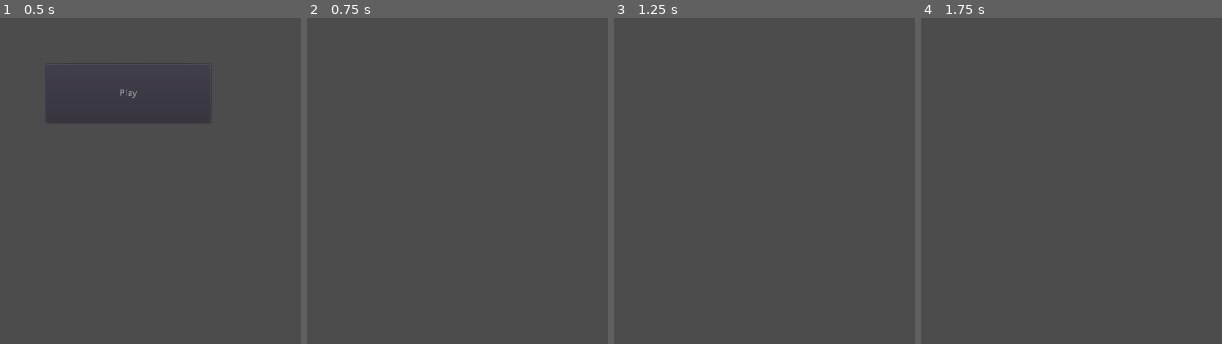
Above: before the commit, frames 1-4 (left to right).
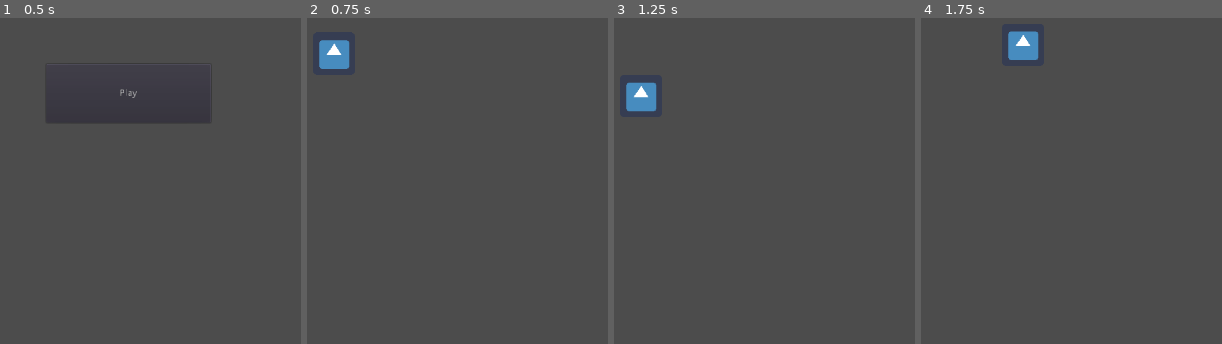
Above: after the commit, the same moments.

Repository: DucksAreMammals/I-Will-Recover
Game: Godot game, scene res://Scenes/Screens/Menu.tscn
The game is run twice, just before and just after one commit, with the same random seed, the same clock (stepped at 60 frames per second) and the same inputs. The engine's default icon, where the game draws it, is replaced by a stand-in: a white triangle on a blue panel in a dark square.
Inputs:
- Up to frame 1 (0.5 s): no input
- Up to frame 2 (0.75 s): click "Play" at 0.5 s
- Up to frame 3 (1.25 s): no input
- Up to frame 4 (1.75 s): tap Enter at 1.25 s; hold D (right, bound only after the commit) from 1.28 s (still down); tap W (up, bound only after the commit) at 1.35, 1.52 s

Frame 1 is identical in both runs. In frame 2, 0.9% of the frame differs, in the area x 3-15%, y 6-16%; in frame 3, 0.9%, in the area x 3-15%, y 19-29%; in frame 4, 0.9%.

Commit message:
Movement now works

Diff:
--- /dev/null
+++ b/Scenes/GameObjects/Player.tscn
@@ -0,0 +1,16 @@
+[gd_scene load_steps=4 format=2]
+
+[ext_resource path="res://icon.png" type="Texture" id=1]
+[ext_resource path="res://Scripts/Player.gd" type="Script" id=2]
+
+[sub_resource type="RectangleShape2D" id=1]
+extents = Vector2( 32, 32 )
+
+[node name="Player" type="KinematicBody2D"]
+script = ExtResource( 2 )
+
+[node name="CollisionShape2D" type="CollisionShape2D" parent="."]
+shape = SubResource( 1 )
+
+[node name="Sprite" type="Sprite" parent="."]
+texture = ExtResource( 1 )
--- a/Scenes/Screens/Game.tscn
+++ b/Scenes/Screens/Game.tscn
@@ -1,3 +1,17 @@
-[gd_scene format=2]
+[gd_scene load_steps=3 format=2]
+
+[ext_resource path="res://Scenes/GameObjects/Player.tscn" type="PackedScene" id=1]
+
+[sub_resource type="RectangleShape2D" id=1]
+extents = Vector2( 220, 74 )
 
 [node name="Game" type="Node2D"]
+
+[node name="Player" parent="." instance=ExtResource( 1 )]
+position = Vector2( 354, 212 )
+
+[node name="StaticBody2D" type="StaticBody2D" parent="."]
+
+[node name="CollisionShape2D" type="CollisionShape2D" parent="StaticBody2D"]
+position = Vector2( 472, 409 )
+shape = SubResource( 1 )
--- /dev/null
+++ b/Scripts/Player.gd
@@ -0,0 +1,44 @@
+extends KinematicBody2D
+
+export var friction = 0.5
+export var max_speed = 250
+export var acceleration_speed = 100
+export var jump_speed = 500
+export var gravity = 25
+
+var velocity = Vector2.ZERO
+var acceleration = Vector2.ZERO
+
+func _process(_delta):
+	_apply_friction()
+	_get_acceleration()
+	_jump()
+	_apply_gravity()
+	_update_velocity()
+	_apply_velocity()
+
+func _apply_friction():
+	velocity.x *= friction
+
+func _get_acceleration():
+	acceleration = Vector2.ZERO
+
+	if Input.is_action_pressed("left"):
+		acceleration.x += -acceleration_speed * acceleration_speed
+
+	if Input.is_action_pressed("right"):
+		acceleration.x += acceleration_speed * acceleration_speed
+
+func _jump():
+	if Input.is_action_just_pressed("up") and is_on_floor():
+		acceleration.y = -jump_speed
+
+func _apply_gravity():
+	acceleration.y += gravity
+
+func _update_velocity():
+	velocity += acceleration
+	velocity.x = clamp(velocity.x, -max_speed, max_speed)
+
+func _apply_velocity():
+	velocity = move_and_slide(velocity, Vector2.UP, true)
--- a/project.godot
+++ b/project.godot
@@ -21,6 +21,35 @@
 window/stretch/mode="2d"
 window/stretch/aspect="keep"
 
+[input]
+
+up={
+"deadzone": 0.5,
+"events": [ Object(InputEventKey,"resource_local_to_scene":false,"resource_name":"","device":0,"alt":false,"shift":false,"control":false,"meta":false,"command":false,"pressed":false,"scancode":87,"physical_scancode":0,"unicode":0,"echo":false,"script":null)
+, Object(InputEventKey,"resource_local_to_scene":false,"resource_name":"","device":0,"alt":false,"shift":false,"control":false,"meta":false,"command":false,"pressed":false,"scancode":16777232,"physical_scancode":0,"unicode":0,"echo":false,"script":null)
+, Object(InputEventKey,"resource_local_to_scene":false,"resource_name":"","device":0,"alt":false,"shift":false,"control":false,"meta":false,"command":false,"pressed":false,"scancode":32,"physical_scancode":0,"unicode":0,"echo":false,"script":null)
+, Object(InputEventKey,"resource_local_to_scene":false,"resource_name":"","device":0,"alt":false,"shift":false,"control":false,"meta":false,"command":false,"pressed":false,"scancode":67,"physical_scancode":0,"unicode":0,"echo":false,"script":null)
+ ]
+}
+down={
+"deadzone": 0.5,
+"events": [ Object(InputEventKey,"resource_local_to_scene":false,"resource_name":"","device":0,"alt":false,"shift":false,"control":false,"meta":false,"command":false,"pressed":false,"scancode":83,"physical_scancode":0,"unicode":0,"echo":false,"script":null)
+, Object(InputEventKey,"resource_local_to_scene":false,"resource_name":"","device":0,"alt":false,"shift":false,"control":false,"meta":false,"command":false,"pressed":false,"scancode":16777234,"physical_scancode":0,"unicode":0,"echo":false,"script":null)
+ ]
+}
+left={
+"deadzone": 0.5,
+"events": [ Object(InputEventKey,"resource_local_to_scene":false,"resource_name":"","device":0,"alt":false,"shift":false,"control":false,"meta":false,"command":false,"pressed":false,"scancode":65,"physical_scancode":0,"unicode":0,"echo":false,"script":null)
+, Object(InputEventKey,"resource_local_to_scene":false,"resource_name":"","device":0,"alt":false,"shift":false,"control":false,"meta":false,"command":false,"pressed":false,"scancode":16777231,"physical_scancode":0,"unicode":0,"echo":false,"script":null)
+ ]
+}
+right={
+"deadzone": 0.5,
+"events": [ Object(InputEventKey,"resource_local_to_scene":false,"resource_name":"","device":0,"alt":false,"shift":false,"control":false,"meta":false,"command":false,"pressed":false,"scancode":68,"physical_scancode":0,"unicode":0,"echo":false,"script":null)
+, Object(InputEventKey,"resource_local_to_scene":false,"resource_name":"","device":0,"alt":false,"shift":false,"control":false,"meta":false,"command":false,"pressed":false,"scancode":16777233,"physical_scancode":0,"unicode":0,"echo":false,"script":null)
+ ]
+}
+
 [physics]
 
 common/enable_pause_aware_picking=true
